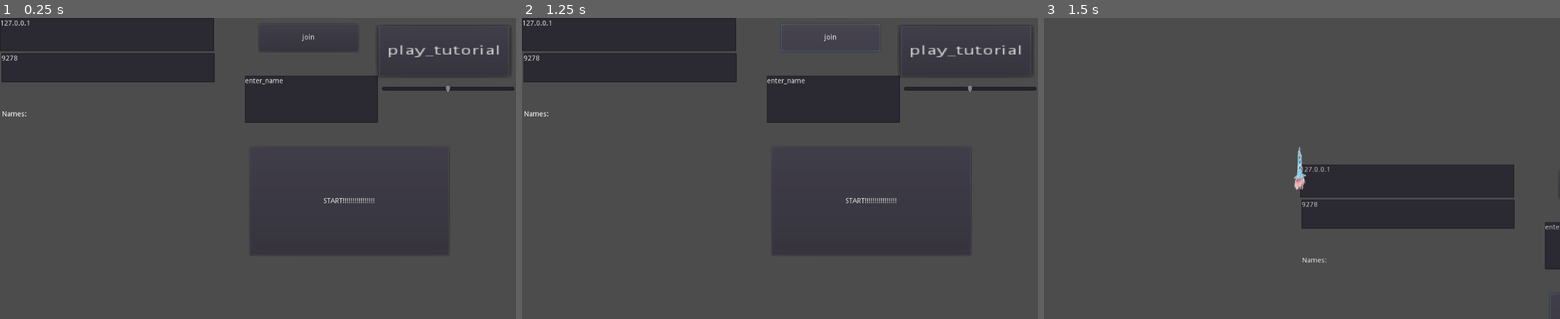
Above: before the commit, frames 1-3 (left to right).
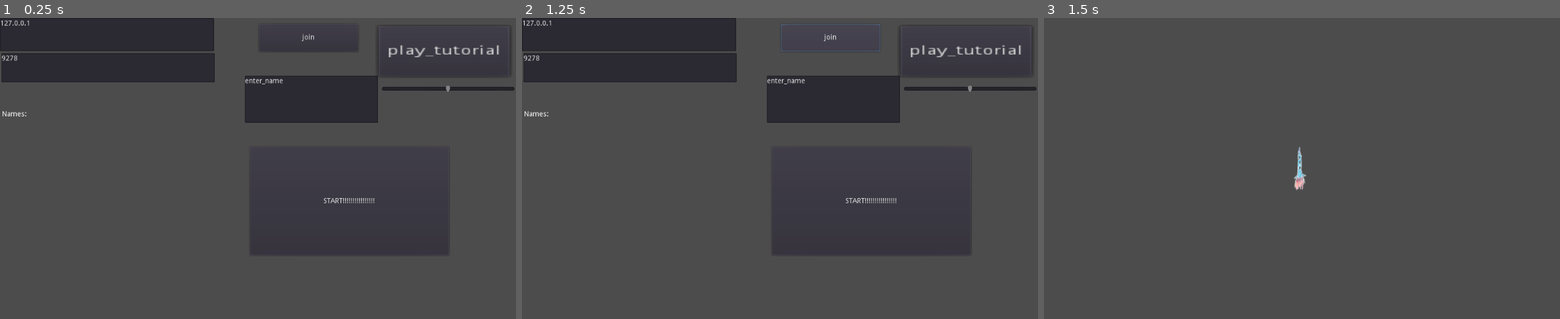
Above: after the commit, the same moments.

Repository: mward25/astroid_defense
Game: Godot game, scene res://main.tscn
The game is run twice, just before and just after one commit, with the same random seed, the same clock (stepped at 60 frames per second) and the same inputs. A sky picture missing from this copy of the repository is replaced by a grey-blue gradient.
Inputs:
- Up to frame 1 (0.25 s): no input
- Up to frame 2 (1.25 s): click "join" at 0.5 s
- Up to frame 3 (1.5 s): click "START!!!!!!!!!!!!!!!!" at 1.25 s

Frames 1-2 are identical in both runs. In frame 3, 9.0% of the frame differs, in the area x 49-100%, y 48-93%.

Commit message:
you can now save your homestead.

Diff:
--- /dev/null
+++ b/levels/home_steads/TileMap.gd
@@ -0,0 +1,112 @@
+extends TileMap
+
+class TileMiniSave:
+	var tileId = 1
+	var position = Vector2()
+	var flipX = false
+	var flipY = false
+
+	func save():
+		var saveDict = {
+			"tileId": tileId,
+			"positionX": position.x,
+			"positionY": position.y,
+			"flipX": flipX,
+			"flipY": flipY
+		}
+		return saveDict
+# Declare member variables here. Examples:
+# var a = 2
+# var b = "text"
+
+
+
+# Called when the node enters the scene tree for the first time.
+func _ready():
+	pass # Replace with function body.
+
+#	var tileId
+#	var position = Vector2()
+#	var flipX = false
+#	var flipY = false
+
+func save():
+	var saveTiles = []
+	var saveTilesDict = []
+	var lowerTileMapBounds = get_parent().lowerTileMapBounds
+	var upperTileMapBounds =  get_parent().upperTileMapBounds
+
+	for i in upperTileMapBounds+1:
+		print("saving id ", i)
+		var tilePositions = get_used_cells_by_id(i)
+		var locationsInTileMap = 0
+		for j in tilePositions:
+			var currentTile = TileMiniSave.new()
+			currentTile.tileId = i
+			currentTile.position = tilePositions[locationsInTileMap]
+
+			currentTile.flipX = is_cell_x_flipped(currentTile.position.x, currentTile.position.y)
+			currentTile.flipY = is_cell_y_flipped(currentTile.position.x, currentTile.position.y)
+
+			saveTiles.append(currentTile)
+			locationsInTileMap += 1
+			print(currentTile.position)
+
+	for i in saveTiles:
+		saveTilesDict.append(i.save())
+
+##	var tileId
+##	var position = Vector2()
+##	var flipX = false
+##	var flipY = false
+#	var saveTilesTitlesId = []
+#	var saveTilesPositionX = []
+#	var saveTilesPositionY = []
+#	var saveTilesFlipX = []
+#	var saveTilesFlipY = []
+#
+#	for i in saveTiles:
+#		saveTilesTitlesId = int(i.tileId)
+#		saveTilesPositionX = i.position.x
+#		saveTilesPositionY = i.position.y
+#		saveTilesFlipX = i.flipX
+#		saveTilesFlipY = i.flipY
+#
+#	var saveDict = {
+#		"tileset": tile_set,
+#		"upperBounds": upperTileMapBounds,
+#		"lowerBounds": lowerTileMapBounds,
+#		"TilesID": saveTilesTitlesId,
+#		"TilesPositionX": saveTilesPositionX,
+#		"TilesPositionY": saveTilesPositionY,
+#		"TilesFlipX": saveTilesFlipX,
+#		"TilesFlipY": saveTilesFlipY
+#	}
+
+	return saveTilesDict
+
+func loadSave(var saveDict):
+#	var lowerTileMapBounds = saveDict.lowerBounds
+#	var upperTileMapBounds = saveDict.upperBounds
+	print(saveDict)
+
+	var tmpSavDat = parse_json(saveDict.get_line())
+	print(tmpSavDat)
+
+	for i in tmpSavDat:
+		print(i.tileId)
+		set_cell(i.positionX, i.positionY, i.tileId, i.flipX, i.flipY)
+
+#	for i in saveDict.tilePosisions:
+#		set_cellv(i.position, i.tileId, i.flipX, i.flipY)
+
+#func getTileImage(tileId):
+#	if tileId == 0:
+#		return "res://my_assets/retro_tilemap/build/dark_floor_with_vine.png"
+#	elif tileId == 1:
+#
+
+
+# Called every frame. 'delta' is the elapsed time since the previous frame.
+#func _process(delta):
+#	pass
--- a/levels/home_steads/default.gd
+++ b/levels/home_steads/default.gd
@@ -1,5 +1,7 @@
 extends Node2D
 var currentBlock = 0
+onready var upperTileMapBounds = $TileMap.tile_set.get_tiles_ids().max()
+onready var lowerTileMapBounds = $TileMap.tile_set.get_tiles_ids().min()
 var flipXBlock = false
 var flipYBlock = false
 # Declare member variables here. Examples:
@@ -10,22 +12,63 @@
 # Called when the node enters the scene tree for the first time.
 func _ready():
 	$TileMap.tile_set = preload("res://my_assets/retro_tilemap/retro_tileset.tres")
+#	print("upper: ", upperTileMapBounds, "\nlower: ", lowerTileMapBounds)
 #	$TileMap.set_cellv(Vector2(0, 0), 0)
+
+
+func save():
+	var save_game = File.new()
+	save_game.open("user://savegame.save", File.WRITE)
+	var saveNodes = get_tree().get_nodes_in_group("persist")
+
+	for i in saveNodes:
+		var saveData = i.save()
+		print(saveData)
+		for j in saveData:
+			save_game.store_string(to_json(saveData))
+
+func loadSave():
+	var save_game = File.new()
+	save_game.open("user://savegame.save", File.READ)
+	var saveNodes = get_tree().get_nodes_in_group("persist")
+#	var saveData = parse_json(str(save_game))
+	for i in saveNodes:
+		i.loadSave(save_game)
 
 
 
 # Called every frame. 'delta' is the elapsed time since the previous frame.
 func _process(delta):
-	$MouseCurser.position = Vector2(get_global_mouse_position().x, get_global_mouse_position().y)
+	$MouseCurser.position = Vector2(((int(get_global_mouse_position().x)/64)*64)+32, ((int(get_global_mouse_position().y)/64)*64)+32)
+	var mouseXCord = get_global_mouse_position().x/64.0
+	var mouseYCord = get_global_mouse_position().y/64.0
+
+	var currentBlockTexture = $TileMap.tile_set.tile_get_texture(currentBlock)
+	var currentBlockRegion = $TileMap.tile_set.tile_get_region(currentBlock)
+	#	var currentBlockOffset = $TileMap.tile_set.tile_get_texture_offset(currentBlock)
+
+#	$MouseCurser.region_rect.position = currentBlockOffset
+	$MouseCurser.region_rect = currentBlockRegion
+	$MouseCurser.flip_h = flipXBlock
+	$MouseCurser.flip_v = flipYBlock
+	$MouseCurser.texture = currentBlockTexture
+
+	if Input.is_action_just_pressed("ui_save"):
+		save()
+	elif Input.is_action_just_pressed("ui_load"):
+		loadSave()
+
 	if Input.is_action_pressed("ui_select"):
-		$TileMap.set_cellv(Vector2(get_global_mouse_position().x/64.0, get_global_mouse_position().y/64.0), currentBlock, flipXBlock, flipYBlock)
+		$TileMap.set_cellv(Vector2(mouseXCord, mouseYCord), currentBlock, flipXBlock, flipYBlock)
 	if Input.is_action_pressed("ui_deselect"):
-		$TileMap.set_cellv(Vector2(get_global_mouse_position().x/64.0, get_global_mouse_position().y/64.0), -1, flipXBlock, flipYBlock)
+		$TileMap.set_cellv(Vector2(mouseXCord, mouseYCord), -1, flipXBlock, flipYBlock)
 
 	if Input.is_action_just_pressed("ui_prev_block"):
-		currentBlock -= 1
+		if !((currentBlock - 1) < lowerTileMapBounds):
+			currentBlock -= 1
 	elif Input.is_action_just_pressed("ui_next_block"):
-		currentBlock += 1
+		if !((currentBlock + 1) > upperTileMapBounds):
+			currentBlock += 1
 
 	if Input.is_action_just_pressed("ui_rot_lef"):
 		if flipXBlock == false:
--- a/levels/home_steads/default.tscn
+++ b/levels/home_steads/default.tscn
@@ -5,14 +5,7 @@
 [ext_resource path="res://player/player_default.tscn" type="PackedScene" id=3]
 [ext_resource path="res://levels/home_steads/default.png" type="Texture" id=4]
 [ext_resource path="res://icon.png" type="Texture" id=5]
-
-[sub_resource type="SpriteFrames" id=1]
-animations = [ {
-"frames": [ ExtResource( 5 ) ],
-"loop": true,
-"name": "default",
-"speed": 5.0
-} ]
+[ext_resource path="res://levels/home_steads/TileMap.gd" type="Script" id=6]
 
 [sub_resource type="SpriteFrames" id=2]
 animations = [ {
@@ -28,18 +21,23 @@
 [node name="BaseCamp" type="Node2D"]
 script = ExtResource( 1 )
 
-[node name="TileMap" type="TileMap" parent="."]
+[node name="TileMap" type="TileMap" parent="." groups=[
+"persist",
+]]
 tile_set = ExtResource( 2 )
 cell_tile_origin = 1
 format = 1
+script = ExtResource( 6 )
 
 [node name="player" parent="." instance=ExtResource( 3 )]
 position = Vector2( -540.905, -37.1904 )
 isMyPlayer = true
 
-[node name="MouseCurser" type="AnimatedSprite" parent="."]
+[node name="MouseCurser" type="Sprite" parent="."]
 position = Vector2( -907.691, -104.117 )
-frames = SubResource( 1 )
+texture = ExtResource( 5 )
+region_enabled = true
+region_rect = Rect2( 0, 0, 64, 64 )
 
 [node name="StaticBody2D" type="StaticBody2D" parent="."]
 
--- a/menu/main_menu.gd
+++ b/menu/main_menu.gd
@@ -7,7 +7,6 @@
 # Declare member variables here. Examples:
 # var a = 2
 # var b = "text"
-
 
 # Called when the node enters the scene tree for the first time.
 func _ready():
@@ -32,11 +31,13 @@
 	if $EnterIp/Ip.text == "":
 		isServer = true
 		var host = true
+		$"/root/Network".myInfo.name = $NameEdit/TextEdit.text
 		var peer = NetworkedMultiplayerENet.new()
 		peer.create_server(9278, 10)
 		get_tree().network_peer = peer
 #		$"/root/Network".playerInfo.host = $NameEdit/TextEdit.text
 	else:
+		$"/root/Network".myInfo.name = $NameEdit/TextEdit.text
 		var peer = NetworkedMultiplayerENet.new()
 		peer.create_client($EnterIp/Ip.text, int($EnterServerPort/Port.text))
 		get_tree().network_peer = peer
@@ -45,12 +46,14 @@
 #		$"/root/Network".playerInfo.p1 = $NameEdit/TextEdit.text
 
 
-remote func update_ui(var info):
+func update_ui(var info):
+	$"/root/menu/Names/RichTextLabel".text += "\n"
 	$"/root/menu/Names/RichTextLabel".text += info
 
 
 func _on_StartButton_pressed():
 	print($"/root/Network".playerInfo)
+	queue_free()
 	if isServer == false:
 		$"/root/Network".pre_configure_game()
 
--- a/menu/main_menu.tscn
+++ b/menu/main_menu.tscn
@@ -2,7 +2,7 @@
 
 [ext_resource path="res://menu/main_menu.gd" type="Script" id=1]
 
-[node name="menu" type="Node"]
+[node name="menu" type="Node2D"]
 script = ExtResource( 1 )
 
 [node name="EnterIp" type="HSplitContainer" parent="."]
--- a/network.gd.gd
+++ b/network.gd.gd
@@ -26,8 +26,8 @@
 
 
 
-remote func update_ui(var info):
-	pass
+remotesync func update_ui(var info):
+	$"/root/menu".update_ui(info)
 
 remote func pre_configure_game():
 	print("preconfiguring")
@@ -131,7 +131,7 @@
 	var id = get_tree().get_rpc_sender_id()
 	playerInfo[id] = info
 
-	update_ui(playerInfo[id].name)
+	rpc("update_ui", playerInfo[id].name)
 
 func _server_disconnected():
 	pass
--- a/project.godot
+++ b/project.godot
@@ -23,10 +23,6 @@
 Moneys="*res://vars/moneys.gd"
 Network="*res://network.gd.gd"
 GlobalAudioPlayer="*res://global_audio_player.gd"
-
-[global]
-
-aa=false
 
 [input]
 
@@ -92,6 +88,16 @@
 "events": [ Object(InputEventKey,"resource_local_to_scene":false,"resource_name":"","device":0,"alt":false,"shift":false,"control":false,"meta":false,"command":false,"pressed":false,"scancode":82,"unicode":0,"echo":false,"script":null)
  ]
 }
+ui_save={
+"deadzone": 0.5,
+"events": [ Object(InputEventKey,"resource_local_to_scene":false,"resource_name":"","device":0,"alt":false,"shift":true,"control":true,"meta":false,"command":true,"pressed":false,"scancode":83,"unicode":0,"echo":false,"script":null)
+ ]
+}
+ui_load={
+"deadzone": 0.5,
+"events": [ Object(InputEventKey,"resource_local_to_scene":false,"resource_name":"","device":0,"alt":false,"shift":true,"control":true,"meta":false,"command":true,"pressed":false,"scancode":76,"unicode":0,"echo":false,"script":null)
+ ]
+}
 
 [layer_names]
 
